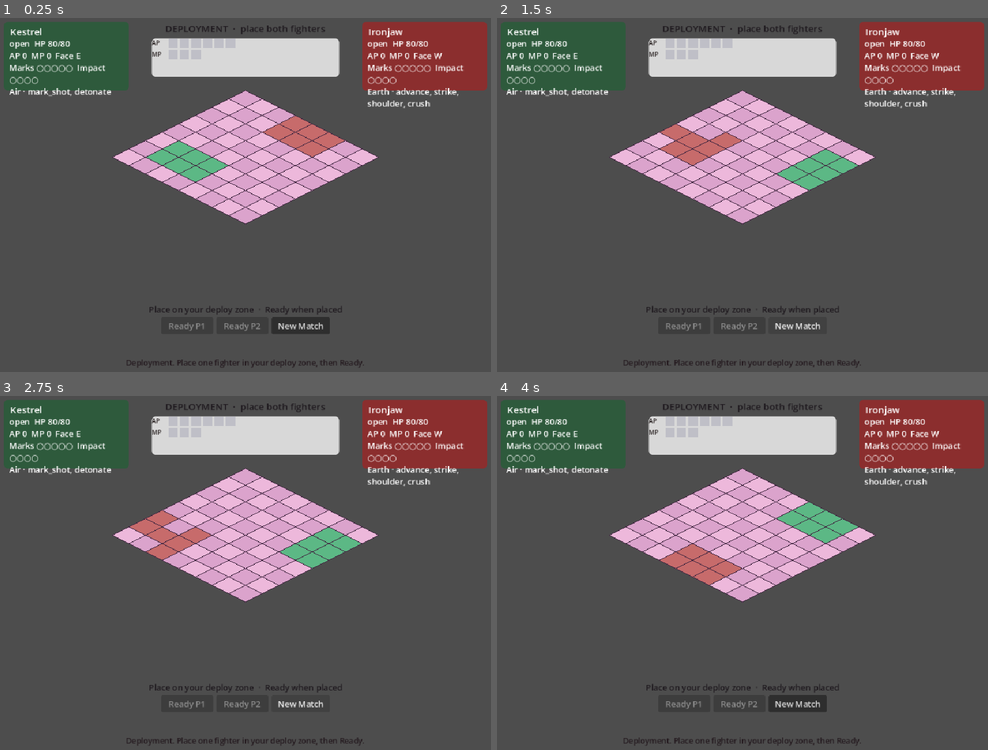
Above: before the commit, frames 1-4 (two rows, left to right).
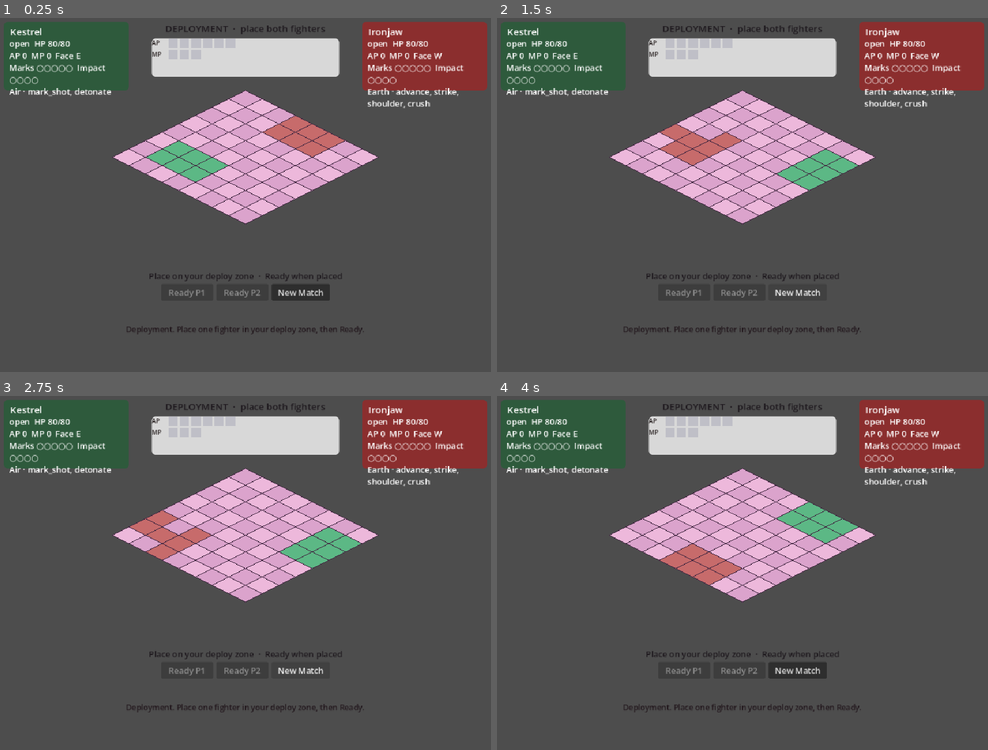
Above: after the commit, the same moments.

Repository: maurogp12/stasiumxii
Game: Godot game, scene res://main.tscn
The game is run twice, just before and just after one commit, with the same random seed, the same clock (stepped at 60 frames per second) and the same inputs.
Inputs (mouse positions are in pixels of both pictures, inside the frame that each line leads up to):
- Up to frame 1 (0.25 s): no input
- Up to frame 2 (1.5 s): click "New Match" at 0.5 s; click "New Match" at 1.25 s
- Up to frame 3 (2.75 s): click "New Match" at 2 s
- Up to frame 4 (4 s): tap Enter at 2.75 s; move the mouse to (850, 562) at 2.77 s; click (850, 562) at 2.92 s; tap Space at 3.5 s; move the mouse to (644, 601) at 3.52 s; click (644, 601) at 3.67 s

The runs differ from the first frame. In frame 1, 1.9% of the frame differs, in the area x 25-75%, y 72-99%; in frame 2, 1.2%; in frame 3, 1.2%; in frame 4, 1.9%.

Commit message:
Rearrange Face chrome into a cardinal N/W/E/S pad.
Keep Face buttons, dirs, and stun/deploy enablement unchanged; only the HUD layout moves from a single row to a 3x3 cross.

Co-authored-by: maurogp12 <maurogp12@users.noreply.github.com>

Diff:
--- a/tests/run_combat_tests.gd
+++ b/tests/run_combat_tests.gd
@@ -75,6 +75,7 @@
 	_test_walk_mode_cancel()
 	_test_spell_tooltip_cards()
 	_test_action_bar_wraps()
+	_test_face_pad_layout()
 	_test_stun_skip_chrome()
 	_test_playtest_warning_hush()
 	_test_deploy_main_chrome()
@@ -2934,6 +2935,42 @@
 	eq(hud_src.contains("Detonate"), false, "wrap patch does not hardcode Detonate")
 
 
+func _test_face_pad_layout() -> void:
+	# Chrome-only: N/W/E/S sit on a cardinal pad. face_requested dirs stay N/E/S/W.
+	_sim.reset_match({"seed": 1, "skip_deploy": true})
+	var hud := CombatHUD.new()
+	hud._build()
+	hud.render(_sim.snapshot(), _sim.legal_intents(0))
+	eq(hud._face_buttons.size(), 4, "Face N/E/S/W stay present")
+	for dir in ["N", "E", "S", "W"]:
+		eq(hud._face_buttons.has(dir), true, "Face button %s is wired" % dir)
+		eq((hud._face_buttons[dir] as Button).text, dir, "Face button label is %s" % dir)
+	var pad := _face_pad(hud)
+	eq(pad != null, true, "Face bar hosts a GridContainer pad")
+	eq(pad.columns, 3, "Face pad is 3 columns")
+	eq(pad.get_child_count(), 9, "Face pad is a 3x3 with spacer cells")
+	eq(pad.get_child(1), hud._face_buttons["N"], "N is top-center")
+	eq(pad.get_child(3), hud._face_buttons["W"], "W is middle-left")
+	eq(pad.get_child(5), hud._face_buttons["E"], "E is middle-right")
+	eq(pad.get_child(7), hud._face_buttons["S"], "S is bottom-center")
+	eq(pad.get_child(4) is Button, false, "center cell is a spacer, not a Face button")
+	eq(hud.face_suppressed(), false, "Face stays usable after the pad layout")
+
+	var got: Array = []
+	hud.face_requested.connect(func(dir: String) -> void: got.append(dir))
+	for dir in ["N", "E", "S", "W"]:
+		(hud._face_buttons[dir] as Button).pressed.emit()
+	eq(got, ["N", "E", "S", "W"], "Face buttons still emit N/E/S/W")
+
+	hud.free()
+
+	var hud_src := FileAccess.get_file_as_string("res://ui/hud.gd")
+	truthy(hud_src.contains("GridContainer"), "HUD Face pad uses GridContainer")
+	truthy(hud_src.contains("face_requested.emit(dir)"), "_on_face_pressed still emits dir")
+	eq(hud_src.contains("for dir in [\"N\", \"E\", \"S\", \"W\"]"), false, "Face buttons are not a single NESW row")
+	eq(hud_src.contains("OPEN A05"), false, "Face pad does not invent Stun Open")
+
+
 func _test_stun_skip_chrome() -> void:
 	# Client presents CombatSim's auto-skip event. Does not submit end_turn itself.
 	eq(CombatHUD.events_include_stun_skip([]), false, "empty events are not a skip")
@@ -3217,6 +3254,13 @@
 	return false
 
 
+func _face_pad(hud: CombatHUD) -> GridContainer:
+	for child in hud._face_bar.get_children():
+		if child is GridContainer:
+			return child
+	return null
+
+
 func _legal_move_dests(seat: int) -> Dictionary:
 	var dests := {}
 	for intent in _sim.legal_intents(seat):
--- a/ui/hud.gd
+++ b/ui/hud.gd
@@ -537,7 +537,7 @@
 	bottom.offset_left = 16
 	bottom.offset_right = -16
 	bottom.offset_bottom = -8
-	bottom.offset_top = -168
+	bottom.offset_top = -232
 	bottom.add_theme_constant_override("separation", 4)
 	bottom.mouse_filter = Control.MOUSE_FILTER_IGNORE
 	root.add_child(bottom)
@@ -545,19 +545,32 @@
 	var face_bar := HBoxContainer.new()
 	_face_bar = face_bar
 	face_bar.alignment = BoxContainer.ALIGNMENT_CENTER
-	face_bar.add_theme_constant_override("separation", 6)
+	face_bar.add_theme_constant_override("separation", 8)
 	face_bar.mouse_filter = Control.MOUSE_FILTER_IGNORE
 	bottom.add_child(face_bar)
 	var face_caption := Label.new()
 	face_caption.text = "Face"
 	face_caption.vertical_alignment = VERTICAL_ALIGNMENT_CENTER
 	face_bar.add_child(face_caption)
-	for dir in ["N", "E", "S", "W"]:
+	var face_pad := GridContainer.new()
+	face_pad.columns = 3
+	face_pad.add_theme_constant_override("h_separation", 4)
+	face_pad.add_theme_constant_override("v_separation", 4)
+	face_pad.mouse_filter = Control.MOUSE_FILTER_IGNORE
+	face_bar.add_child(face_pad)
+	# Cardinal pad: N top, W/E sides, S bottom. Empty cells keep the cross aligned.
+	for dir in ["", "N", "", "W", "", "E", "", "S", ""]:
+		if dir == "":
+			var spacer := Control.new()
+			spacer.custom_minimum_size = Vector2(36, 28)
+			spacer.mouse_filter = Control.MOUSE_FILTER_IGNORE
+			face_pad.add_child(spacer)
+			continue
 		var button := Button.new()
 		button.text = dir
 		button.custom_minimum_size = Vector2(36, 28)
 		button.pressed.connect(_on_face_pressed.bind(dir))
-		face_bar.add_child(button)
+		face_pad.add_child(button)
 		_face_buttons[dir] = button
 
 	_aim_hit_label = Label.new()
Not shown, changed: README.md
